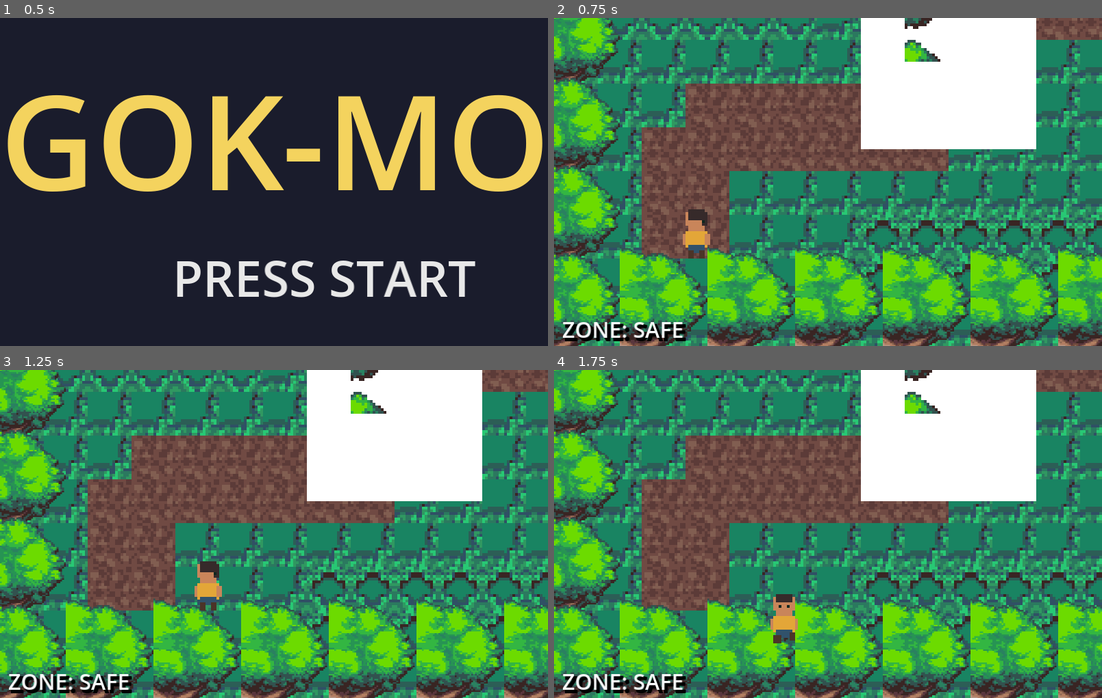
Above: before the commit, frames 1-4 (two rows, left to right).
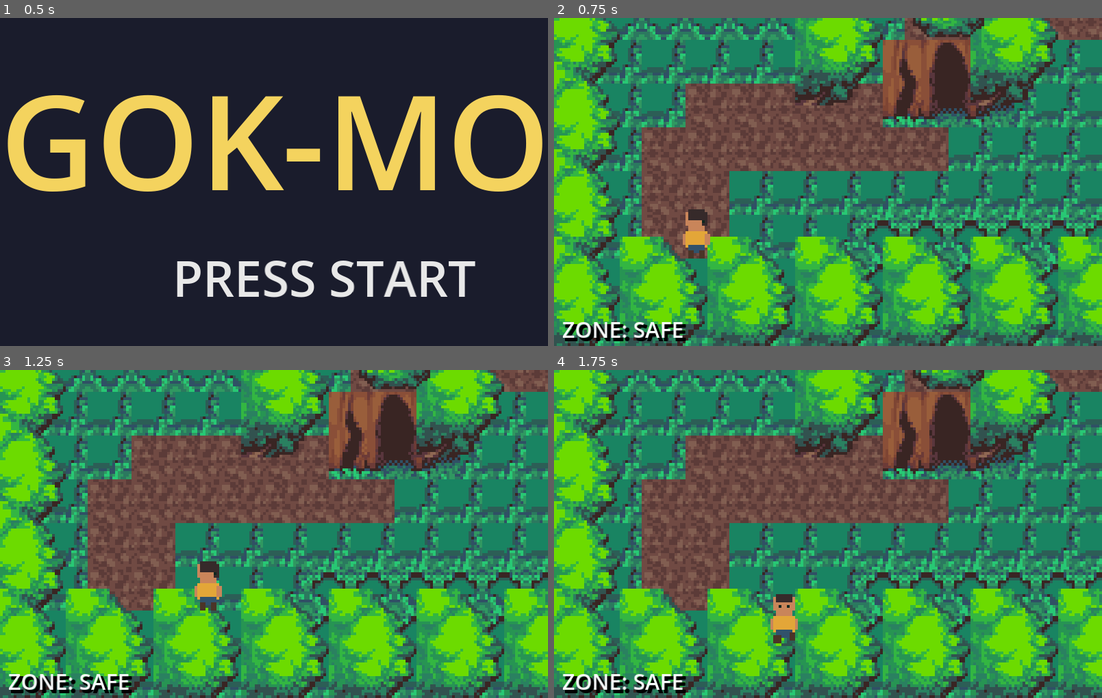
Above: after the commit, the same moments.

Repository: quentinbuilds/Brok-mon
Game: Godot game, scene res://main.tscn
Two runs of this game, one before a commit and one after it. Both use one fixed random seed, a clock stepped at 60 frames per second and the inputs below.
Inputs (mouse positions are in pixels of both pictures, inside the frame that each line leads up to):
- Up to frame 1 (0.5 s): no input
- Up to frame 2 (0.75 s): tap Enter at 0.5 s; move the mouse to (948, 165) at 0.52 s; hold D (move_right) from 0.53 s (still down); tap Z (btn_a) at 0.6 s; click (948, 165) at 0.67 s
- Up to frame 3 (1.25 s): keep holding D (move_right); tap Space at 0.77 s
- Up to frame 4 (1.75 s): move the mouse to (718, 550) at 1.27 s; release D (move_right) at 1.28 s; hold S (move_down) from 1.28 s (still down); tap X (btn_b) at 1.35 s; tap Space at 1.52 s

Frame 1 is identical in both runs. In frame 2, 42% of the frame differs, in the area x 0-100%, y 0-100%; in frame 3, 42%; in frame 4, 42%.

Commit message:
Fix jungle station and beach tiles so the overworld no longer shows a white hut or gray floor.
The station now uses an opaque cave crop on the working objects atlas, and beach ground uses solid sand and plank tiles instead of transparent prop regions.

Co-authored-by: Cursor <cursoragent@cursor.com>

Diff:
--- a/game/world/beach_map_data.gd
+++ b/game/world/beach_map_data.gd
@@ -15,13 +15,13 @@
 const PROP_ATLAS := "res://assets/tiles/beach_objects.png"
 
 const SRC_WATER := Rect2(32, 16, 16, 16)
-const SRC_SAND := Rect2(128, 112, 16, 16)
-const SRC_BOARDWALK := Rect2(16, 0, 16, 16)
-const SRC_DUNE := Rect2(0, 64, 16, 16)
-const SRC_ROCK := Rect2(176, 80, 16, 16)
-const SRC_PALM := Rect2(0, 64, 48, 64)
-const SRC_DOCK := Rect2(16, 0, 48, 32)
-const SRC_SHELTER := Rect2(32, 0, 48, 32)
+const SRC_SAND := Rect2(16, 0, 16, 16)
+const SRC_BOARDWALK := Rect2(144, 16, 16, 16)
+const SRC_DUNE := Rect2(16, 0, 16, 16)
+const SRC_ROCK := Rect2(16, 0, 16, 16)
+const SRC_PALM := Rect2(16, 64, 32, 48)
+const SRC_TUFT := Rect2(176, 64, 16, 16)
+const SRC_ROCK_PROP := Rect2(176, 80, 16, 16)
 
 
 static func build() -> Dictionary:
@@ -140,19 +140,27 @@
 
 
 static func _props_back() -> Array:
-	return [
-		_prop(Vector2i(18, 10), SRC_SHELTER, Vector2(48, 32), Vector2(0, -8)),
-		_prop(Vector2i(0, 14), SRC_DOCK, Vector2(48, 32), Vector2(0, -8)),
-		_prop(Vector2i(28, 8), SRC_ROCK, Vector2(16, 16), Vector2.ZERO),
-		_prop(Vector2i(36, 18), SRC_ROCK, Vector2(16, 16), Vector2.ZERO),
+	var props := [
+		_prop(Vector2i(18, 10), SRC_PALM, Vector2(32, 48), Vector2(8, -24)),
+		_prop(Vector2i(22, 10), SRC_PALM, Vector2(32, 48), Vector2(0, -24)),
+		_prop(Vector2i(28, 8), SRC_ROCK_PROP, Vector2(16, 16), Vector2.ZERO),
+		_prop(Vector2i(30, 8), SRC_ROCK_PROP, Vector2(16, 16), Vector2.ZERO),
+		_prop(Vector2i(36, 18), SRC_ROCK_PROP, Vector2(16, 16), Vector2.ZERO),
+		_prop(Vector2i(38, 8), SRC_ROCK_PROP, Vector2(16, 16), Vector2.ZERO),
 	]
+	for visual in [Rect2i(3, 10, 5, 3), Rect2i(10, 11, 7, 3)]:
+		for y in range(visual.position.y, visual.end.y):
+			for x in range(visual.position.x, visual.end.x):
+				if (x + y) % 2 == 0:
+					props.append(_prop(Vector2i(x * 2, y * 2), SRC_TUFT, Vector2(16, 16), Vector2.ZERO))
+	return props
 
 
 static func _props_front() -> Array:
 	return [
-		_prop(Vector2i(8, 18), SRC_PALM, Vector2(48, 64), Vector2(-8, -40)),
-		_prop(Vector2i(22, 20), SRC_PALM, Vector2(48, 64), Vector2(-8, -40)),
-		_prop(Vector2i(34, 10), SRC_PALM, Vector2(48, 64), Vector2(-8, -40)),
+		_prop(Vector2i(8, 18), SRC_PALM, Vector2(32, 48), Vector2(-8, -32)),
+		_prop(Vector2i(22, 20), SRC_PALM, Vector2(32, 48), Vector2(-8, -32)),
+		_prop(Vector2i(34, 10), SRC_PALM, Vector2(32, 48), Vector2(-8, -32)),
 	]
 
 
--- a/game/world/jungle_map_data.gd
+++ b/game/world/jungle_map_data.gd
@@ -14,19 +14,17 @@
 const TILE_ATLAS := "res://assets/tiles/jungle_auto_ground.png"
 const FOLIAGE_ATLAS := "res://assets/tiles/jungle_auto_water.png"
 const PROP_ATLAS := "res://assets/tiles/jungle_objects.png"
-const STRUCTURE_ATLAS := "res://assets/tiles/jungle_extra.png"
 const WATER_ATLAS := "res://assets/tiles/beach_auto_water.png"
 
 const SRC_LAWN := Rect2(16, 80, 16, 16)
 const SRC_PATH := Rect2(80, 0, 16, 16)
 const SRC_GRASS := Rect2(0, 48, 16, 16)
 const SRC_WATER := Rect2(32, 16, 16, 16)
-const SRC_TREE := Rect2(160, 0, 48, 80)
+const SRC_TREE := Rect2(176, 16, 32, 48)
 const SRC_BUSH := Rect2(80, 96, 32, 32)
 const SRC_ROCK := Rect2(16, 64, 16, 16)
-const SRC_STATION := Rect2(0, 192, 48, 32)
-const SRC_STATION_ROOF := Rect2(96, 96, 32, 24)
-const SRC_BRIDGE := Rect2(16, 0, 32, 16)
+const SRC_STATION := Rect2(208, 0, 48, 32)
+const SRC_STATION_ROOF := Rect2(80, 96, 32, 32)
 
 
 static func build() -> Dictionary:
@@ -147,10 +145,11 @@
 			var bridge_opening := x >= 46 and y >= 14 and y <= 17
 			if on_border and not bridge_opening:
 				props.append(_prop(Vector2i(x, y), SRC_TREE, Vector2(32, 48), Vector2(-8, -24)))
-	props.append(_prop(Vector2i(14, 16), SRC_STATION, Vector2(64, 48), Vector2(0, -8), STRUCTURE_ATLAS))
+	props.append(_prop(Vector2i(14, 16), SRC_STATION, Vector2(48, 32), Vector2(8, 0)))
+	props.append(_prop(Vector2i(12, 16), SRC_TREE, Vector2(32, 48), Vector2(-8, -24)))
+	props.append(_prop(Vector2i(20, 16), SRC_TREE, Vector2(32, 48), Vector2(-8, -24)))
 	props.append(_prop(Vector2i(32, 12), SRC_ROCK, Vector2(16, 16), Vector2.ZERO))
 	props.append(_prop(Vector2i(36, 12), SRC_ROCK, Vector2(16, 16), Vector2.ZERO))
-	props.append(_prop(Vector2i(46, 14), SRC_BRIDGE, Vector2(32, 16), Vector2.ZERO))
 	props.append(_prop(Vector2i(30, 6), SRC_BUSH, Vector2(32, 32), Vector2(-8, -8)))
 	props.append(_prop(Vector2i(8, 8), SRC_BUSH, Vector2(32, 32), Vector2(-8, -8)))
 	return props
@@ -158,9 +157,9 @@
 
 static func _props_front() -> Array:
 	return [
-		_prop(Vector2i(14, 16), SRC_STATION_ROOF, Vector2(32, 24), Vector2(16, -16)),
-		_prop(Vector2i(40, 4), SRC_TREE, Vector2(24, 32), Vector2(-4, -16)),
-		_prop(Vector2i(20, 4), SRC_TREE, Vector2(24, 32), Vector2(-4, -16)),
+		_prop(Vector2i(16, 14), SRC_STATION_ROOF, Vector2(32, 32), Vector2(0, -16)),
+		_prop(Vector2i(40, 4), SRC_TREE, Vector2(32, 48), Vector2(-8, -24)),
+		_prop(Vector2i(20, 4), SRC_TREE, Vector2(32, 48), Vector2(-8, -24)),
 	]
 
 
Binary file changed: game/assets/tiles/jungle_objects.png
Not shown, changed: README.md
